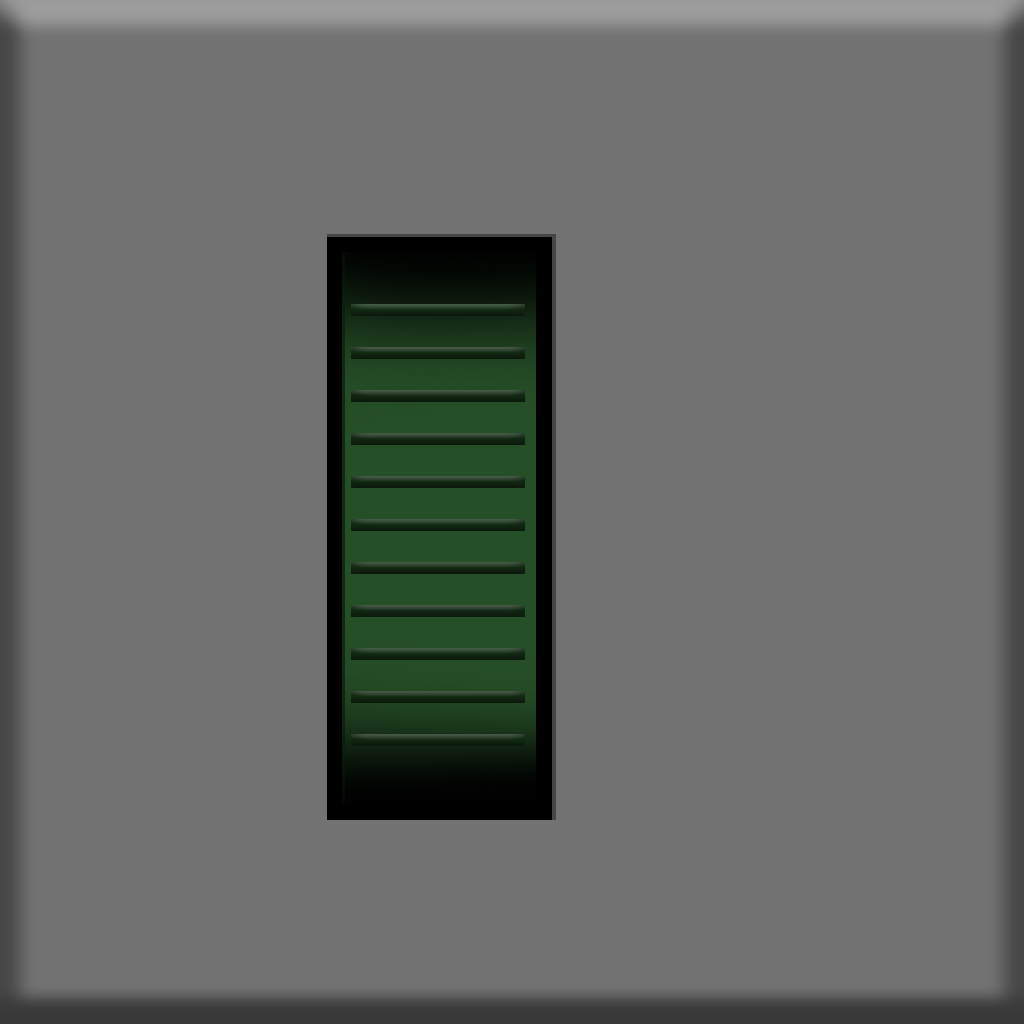
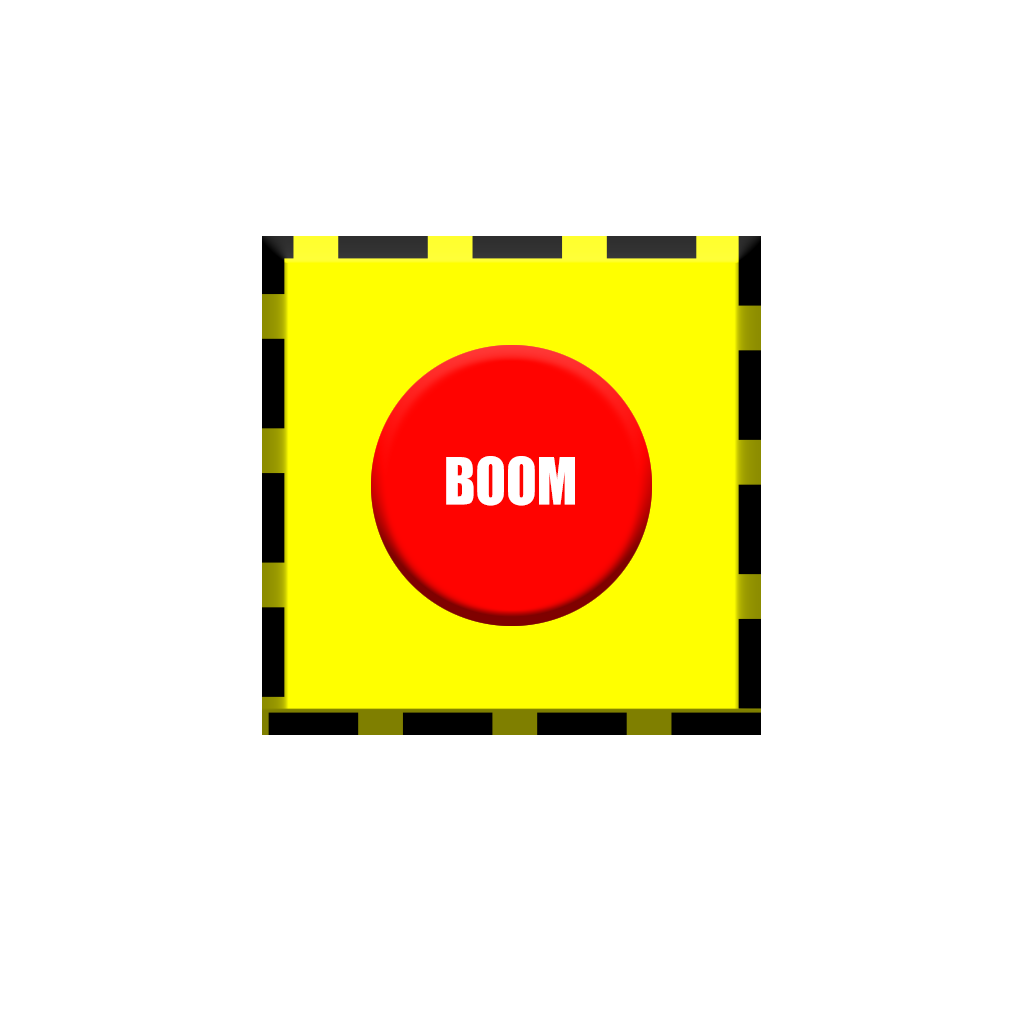
Before/after of a 1024x1024 layered artwork. What changed in the layer stack:
added group "Boom" with 3 layers above "Switch" over [262, 236, 761, 735]
added layer "BOOM" in group "Boom" over [446, 456, 575, 506]
added layer "Layer 9" in group "Boom" over [371, 345, 652, 626]
added layer "Rectangle 1" in group "Boom" over [262, 236, 761, 735]
hid group "Wheel" (8 layers) over [327, 233, 558, 820]
moved "Layer 5 copy 7" into group "Frame1" over [351, 304, 525, 746]
moved "Layer 4" into group "Frame1" over [345, 252, 536, 804]
moved "Layer 3" into group "Frame1" over [327, 233, 558, 820]
hid "Layer 1" over [0, 0, 1024, 1024]
